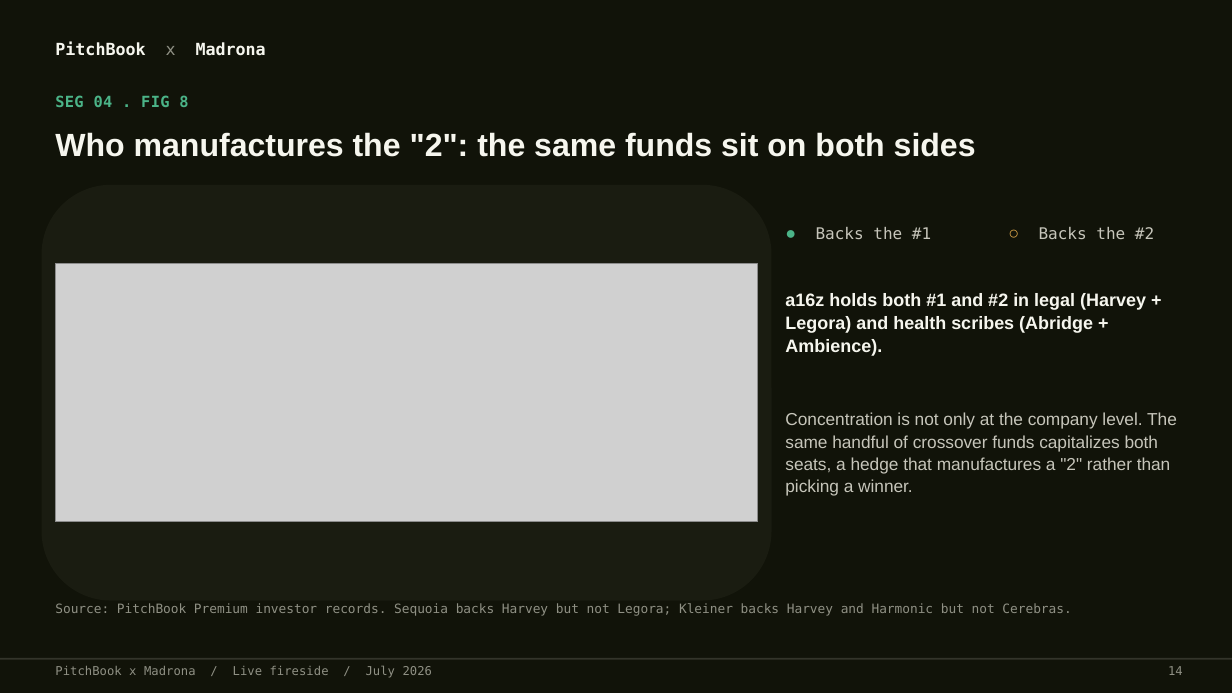
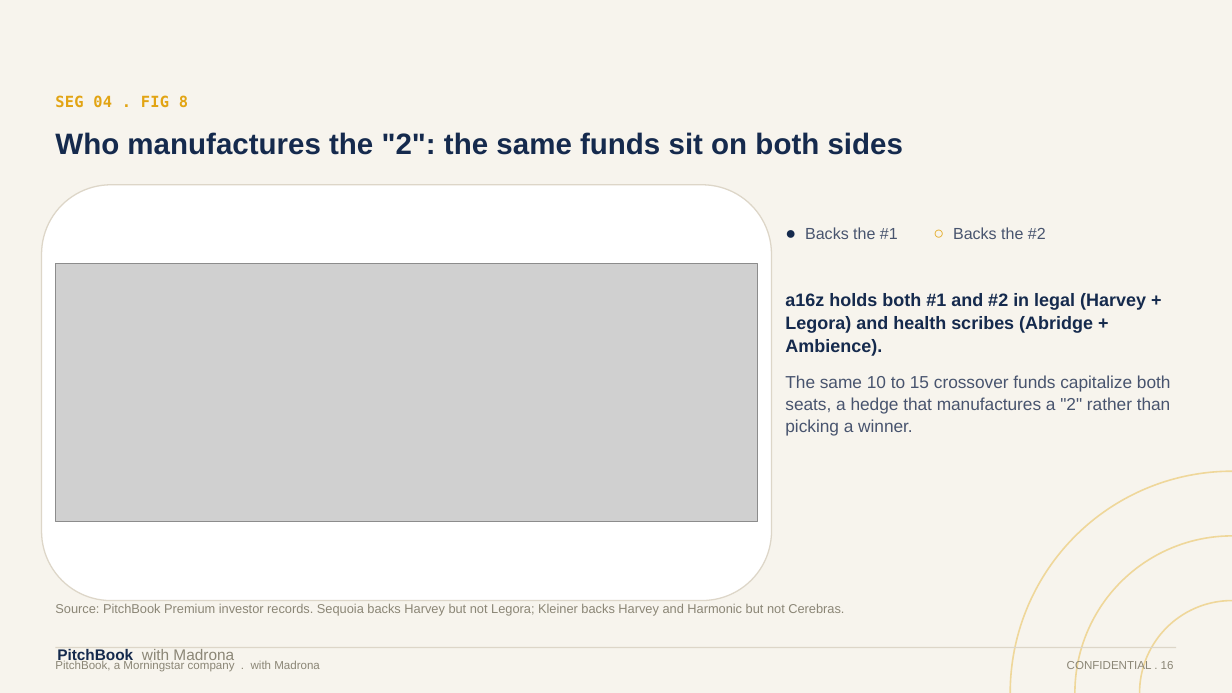
Before and after one commit to HRPB-SA/pitchbook-analyst-agent, a slide deck: slide 17 of output/Fireside_Durability_IPOs_Duopoly_Jul2026.pptx (slide 15 before the commit). Drawn at 1232x693 pixels with LibreOffice and Linux fonts; fonts in the diff are those of the drawing; grey boxes stand for pictures. Boxes give left, top, right and bottom in pixels: in the first picture for what was removed or moved away, otherwise in the second. Text is boxed around its words. In the diff, an @@ line names an element or a change of style, - is before the commit and + after.

```diff
--- a/output/Fireside_Durability_IPOs_Duopoly_Jul2026.pptx
+++ b/output/Fireside_Durability_IPOs_Duopoly_Jul2026.pptx
@@ rectangle at [0,0,1232,693]: fill #111309 to #F7F4ED @@
@@ text "SEG 04 . FIG 8" at [55,95,188,108]: text colour #4BB488 to #E2A413 @@
@@ text "Who manufactures the "2": the ..." at [55,132,903,155]: size 25 to 23 pt, text colour #F6F6EE to #152A4D @@
@@ rounded rectangle at [42,185,772,601]: fill #1A1C11 to #FFFFFF; outline none to #DDD6C8 1 pt @@
@@ text "● Backs the #1 ○ ..." at [805,227,1046,239]: font DejaVu Sans Mono to Arial, text colour #C6C5BA to #48546E; text colour #4BB488 to #152A4D in "●"; text colour #E0A94B to #E2A413 in "○" @@
@@ text at [785,293,1146,356]: text colour #F6F6EE to #152A4D in "a16z holds both #1 and #2 in ..."; more space between paragraphs @@
@@ text at [785,375,1171,436]: text changed; text colour #C6C5BA to #48546E @@
-Concentration is not only at the company level. The same handful of crossover funds capitalizes both seats, a hedge that manufactures a "2" rather than picking a winner.
+The same 10 to 15 crossover funds capitalize both seats, a hedge that manufactures a "2" rather than picking a winner.
@@ ellipse added at [1010,471,1232,693], outline #EFD79A 1.25 pt @@
@@ ellipse added at [1075,536,1232,693], outline #EFD79A 1.25 pt @@
@@ text "Source: PitchBook Premium investor records. ..." at [55,604,844,616]: font DejaVu Sans Mono to Arial, text colour #8F9084 to #8B8676 @@
@@ ellipse added at [1140,601,1232,693], outline #EFD79A 1.25 pt @@
@@ rectangle: place and size @@
-rectangle at [0,658,1232,660]
+rectangle at [55,647,1177,648]
@@ rectangle at [55,647,1177,648]: fill #33342A to #DDD6C8 @@
@@ text at [57,649,234,663]: text changed; size 13 to 12 pt; font DejaVu Sans Mono to Arial; text colour #F6F6EE to #8B8676; bold off @@
-PitchBook x Madrona
+PitchBook with Madrona
@@ text at [55,660,320,672]: text changed; size 9.5 to 9 pt; font DejaVu Sans Mono to Arial; text colour #8F9084 to #8B8676 @@
-PitchBook x Madrona / Live fireside / July 2026
+PitchBook, a Morningstar company . with Madrona
@@ text added at [1067,660,1174,672], 9 pt, text #8B8676 @@
+CONFIDENTIAL . 16
@@ text removed at [1168,666,1183,675] @@
-14
```
Also in this commit, not shown: 16 other slides changed, 4 slides added, 1 other file.
